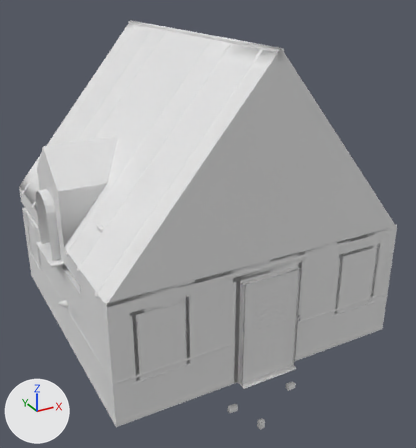
Two versions of the FBX model Assets/SpookyStreet/Content/Resources/Models/Environment/OwlHouseInterior.fbx, one commit apart.
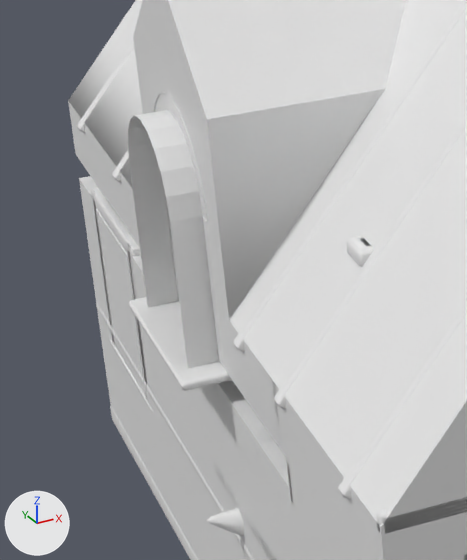
There are two pictures of each version: one whole from a 50 mm camera at (-5.02, -8.83, 7.27) aimed at (0.19, 0.64, 2.54), one close up on the part from 0% to 31% of the width and 35% to 70% of the height. Lighting does not change. The marker at lower left points along +X, +Y and +Z. The older version's two pictures come first. Where no turn or scale is listed for an object, it has been applied to the vertices. Vertices at exactly the same position are counted once.

The first close-up shows 'Attic', 'OwlHouseInterior'.
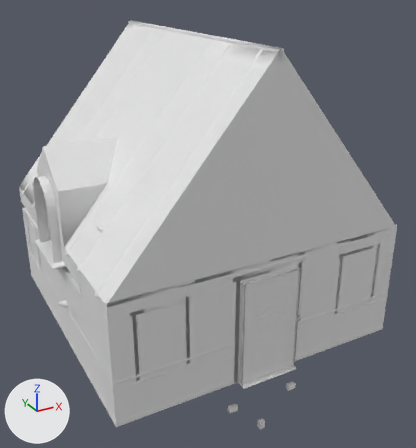
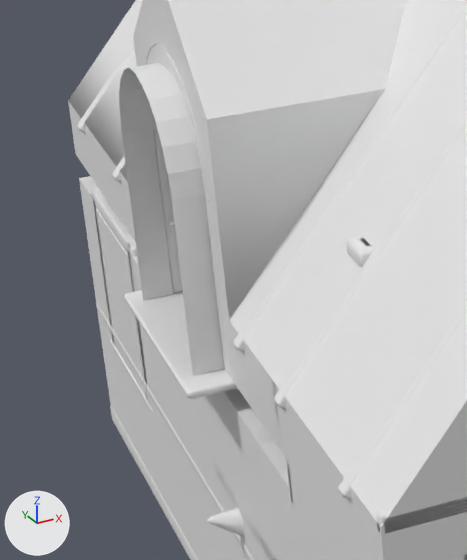
Boxes (x1, y1, x2, y2) around the edits, measured in the close-ups (467 x 560 px; the box of a moved part takes in the faces that stretch with it):
part 1 of me_attic, moved or reshaped
    before: (203, 220, 224, 366)
    after: (205, 198, 229, 374)
part 2 of me_attic, moved or reshaped (mostly hidden)
    before: (167, 90, 175, 118)
    after: (161, 43, 169, 70)
part 3 of me_attic, moved or reshaped
    before: (129, 297, 232, 391)
    after: (124, 290, 238, 399)
part 4 of me_attic, rebuilt (18% wider, 21% taller)
    before: (154, 92, 208, 222)
    after: (146, 44, 210, 201)
part 5 of me_attic, deleted (mostly hidden)
    before: (164, 190, 180, 301)
part 6 of me_attic, reshaped
    before: (128, 0, 236, 385)
    after: (119, 0, 236, 385)

Diff of the bpy script that builds the scene:
```diff
--- a/Assets/SpookyStreet/Content/Resources/Models/Environment/OwlHouseInterior.fbx.py
+++ b/Assets/SpookyStreet/Content/Resources/Models/Environment/OwlHouseInterior.fbx.py
@@ me_attic @@
 # used by ob_attic; location = (0.0, 0.0, 0.0)
-me_attic.from_pydata(...)  # 5910 vertices, 9196 faces; spans x -3.09..2.89, y -1.86..3.86, z 2.23..6.27
+me_attic.from_pydata(...)  # 5935 vertices, 9189 faces; spans x -3.09..2.89, y -1.86..3.86, z 2.23..6.27
+# me_attic part 1: the loose piece of 24 vertices spanning x -2.87..-2.79, y 0.51..0.6, z 2.5..3.3 is scaled about its middle by (1, 1, 1.19), then moved by (0.0, -0.1, 0.07)
+# me_attic part 2: the loose piece of 24 vertices spanning x -2.86..-2.76, y 0.94..1.07, z 3.67..3.83 is moved by (0.0, 0.0, 0.25)
+# me_attic part 3: the loose piece of 24 vertices spanning x -3.09..-2.75, y 0.45..1.55, z 2.45..2.5 is scaled about its middle by (1, 1.18, 1)
+# me_attic part 4: the loose piece of 78 vertices spanning x -2.86..-2.79, y 0.51..1.49, z 3.3..3.79 is rebuilt with 78 vertices and now spans x -2.86..-2.79, y 0.41..1.59, z 3.45..4.04
+# me_attic part 5: 17 loose pieces with 176 vertices, spanning x -2.86..0.93, y 1.22..3.34, z 2.5..4.81, are deleted
+# me_attic part 6: 4 vertices moved from x -2.86, y 0.3..1.7, z 3.3..3.68 to x -2.86, y 0.3..1.7, z 3.45..3.88; 50 vertices removed from x -3.02..-2.79, y 0.6..1.49, z 2.5..3.7; 179 vertices added at x -3.02..-2.38, y 0.5..1.61, z 2.5..3.95
+# other edits to the shape of me_attic do not show in these pictures
 me_attic.materials.append(mat_owlhouseinterior)
```
